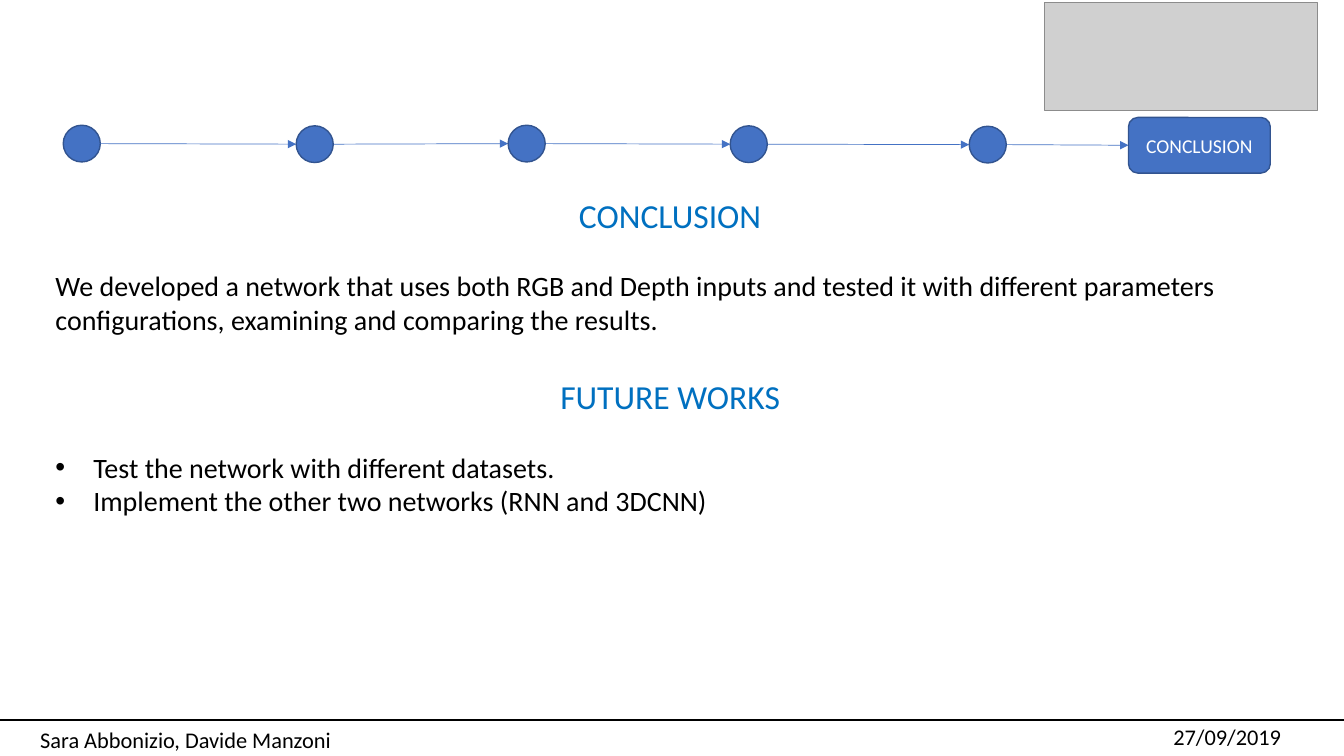
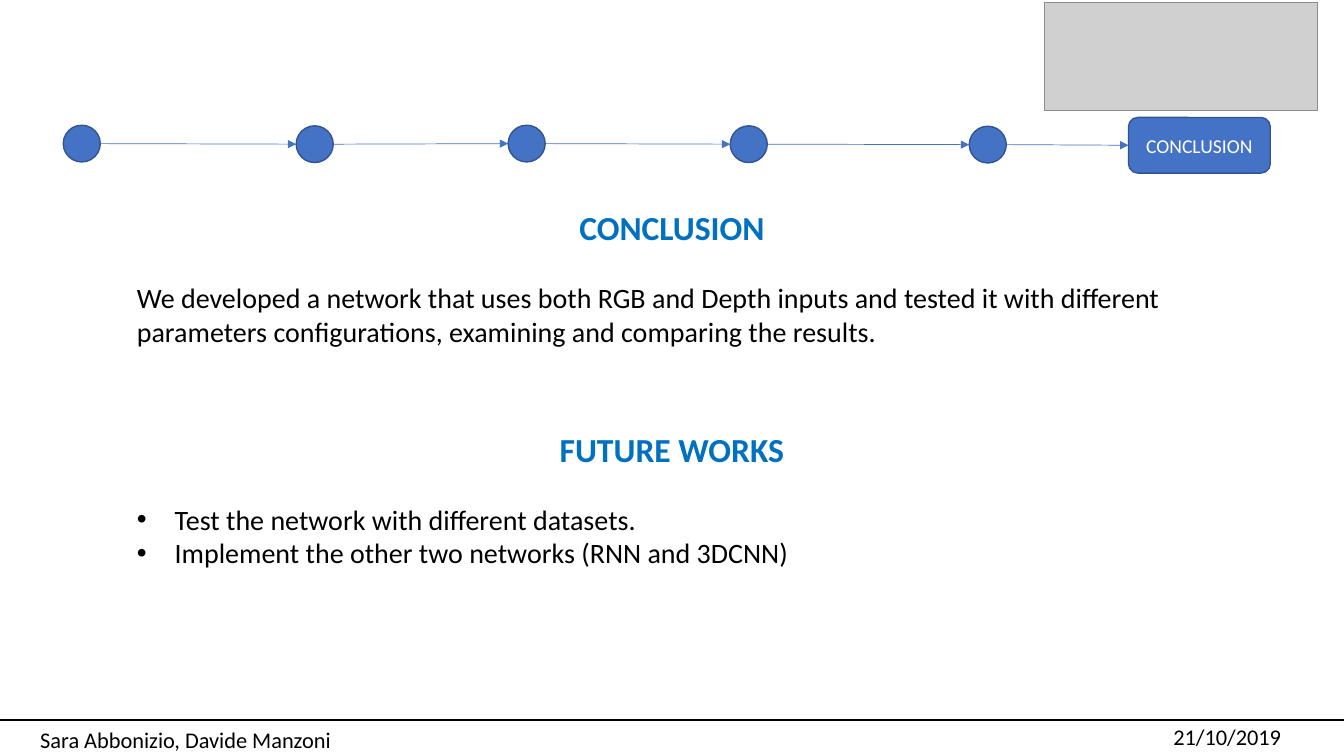
Before and after one commit to univpmCV2019/ReIdentification, a slide deck: slide 16 of Presentazione.pptx (slide 15 before the commit). Drawn at 1344x756 pixels with LibreOffice and Linux fonts; fonts in the diff are those of the drawing; grey boxes stand for pictures. Boxes give left, top, right and bottom in pixels: in the first picture for what was removed or moved away, otherwise in the second. Text is boxed around its words. In the diff, an @@ line names an element or a change of style, - is before the commit and + after.

```diff
--- a/Presentazione.pptx
+++ b/Presentazione.pptx
@@ text "CONCLUSION": place and size @@
-text "CONCLUSION" at (55,206,1214,516)
+text "CONCLUSION" at (137,218,1159,568)
@@ text at (560,218,784,463): bold on in "CONCLUSION", "FUTURE WORKS" @@
@@ text at (1173,729,1281,746): text changed @@
-27/09/2019
+21/10/2019
```
Also in this commit, not shown: 14 other slides changed, 1 slide added, 1 other file.
